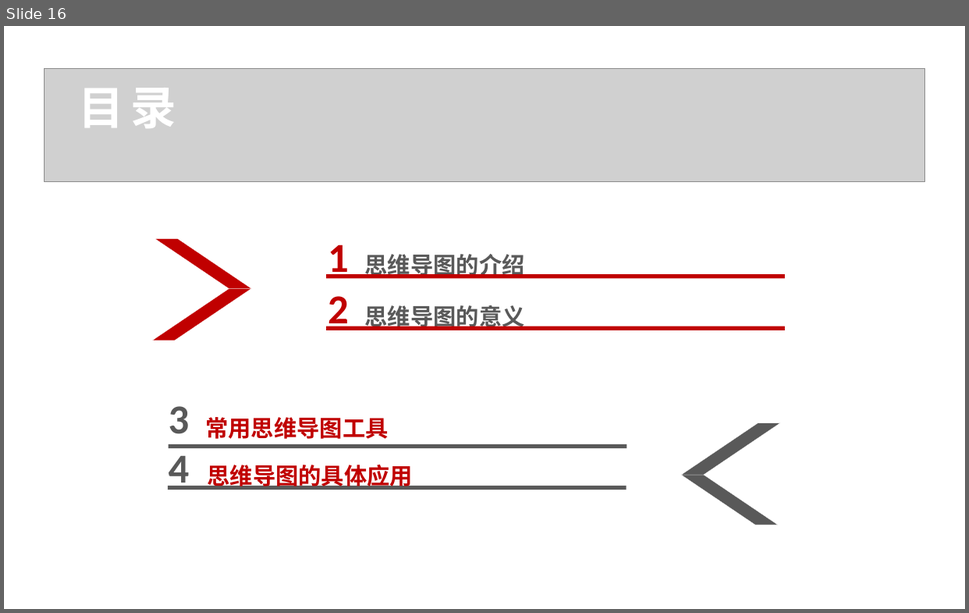
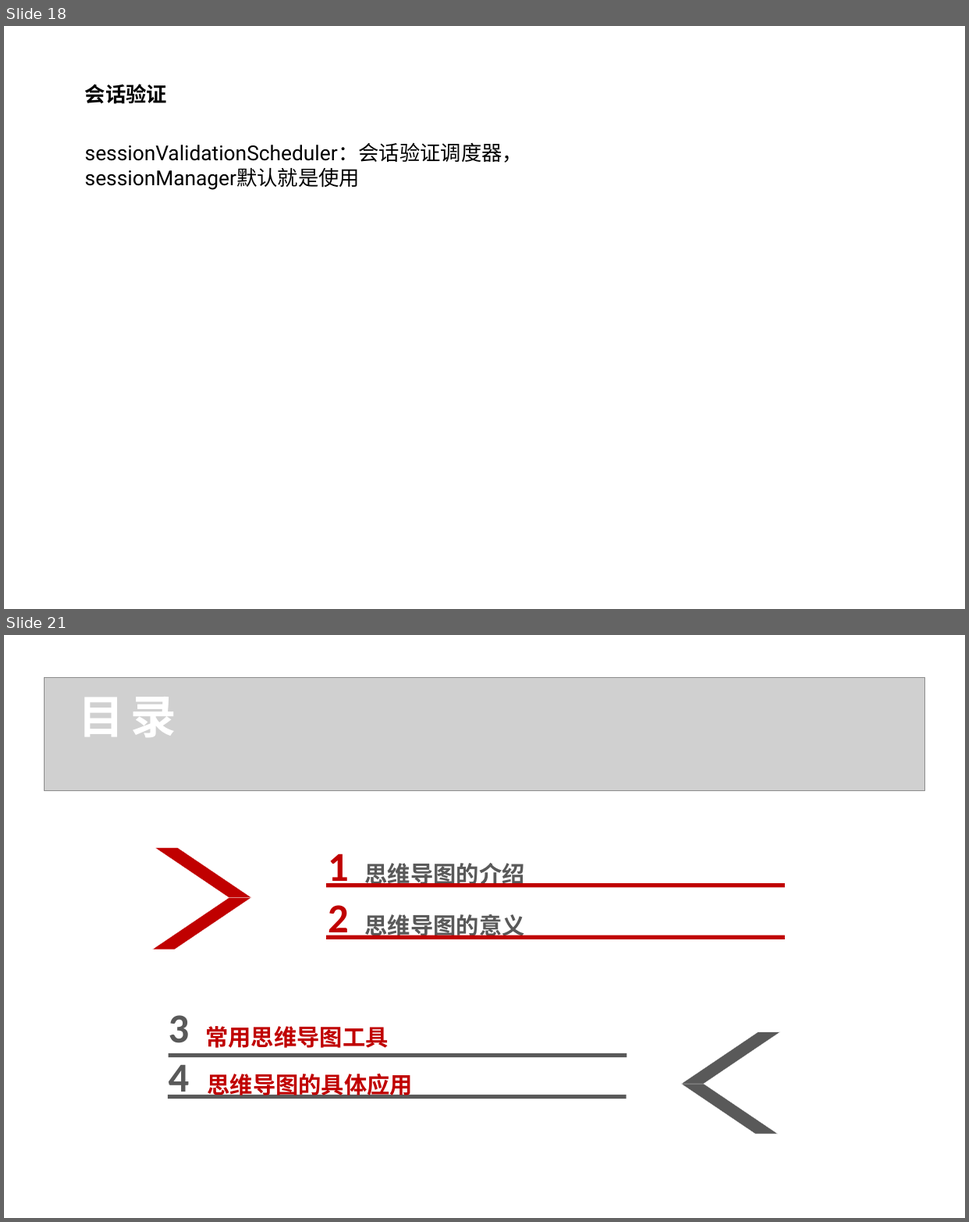
Before and after one commit to yanghaikun/shiro-in-action, a slide deck: shiro原理解析.pptx. Shown one above the other, each under a label of ours: slide 16 before the commit, slides 18 and 21 after it; the slides between them are not shown. The pictures are 969x613 and 969x1222 pixels, drawn with LibreOffice and Linux fonts; fonts in the diff are those of the drawing; grey boxes stand for pictures; background and template pictures are left out. Boxes give left, top, right and bottom in pixels: in the first picture for what was removed or moved away, otherwise in the second. Text is boxed around its words. In the diff, an @@ line names an element or a change of style, - is before the commit and + after.

```diff
--- a/shiro原理解析.pptx
+++ b/shiro原理解析.pptx
@@ slide 18 added at box(4, 26, 965, 609), background picture (left out) @@
@@ text added at box(85, 84, 167, 104), 18 pt, text #000000, bold @@
+会话验证
@@ text added at box(85, 143, 523, 190), 18 pt, text #000000 @@
+sessionValidationScheduler：会话验证调度器，sessionManager默认就是使用
@@ what was slide 16 is now slide 21 @@
```
Also in this commit, not shown: 1 slide changed, 5 other slides added, 1 slide removed.
